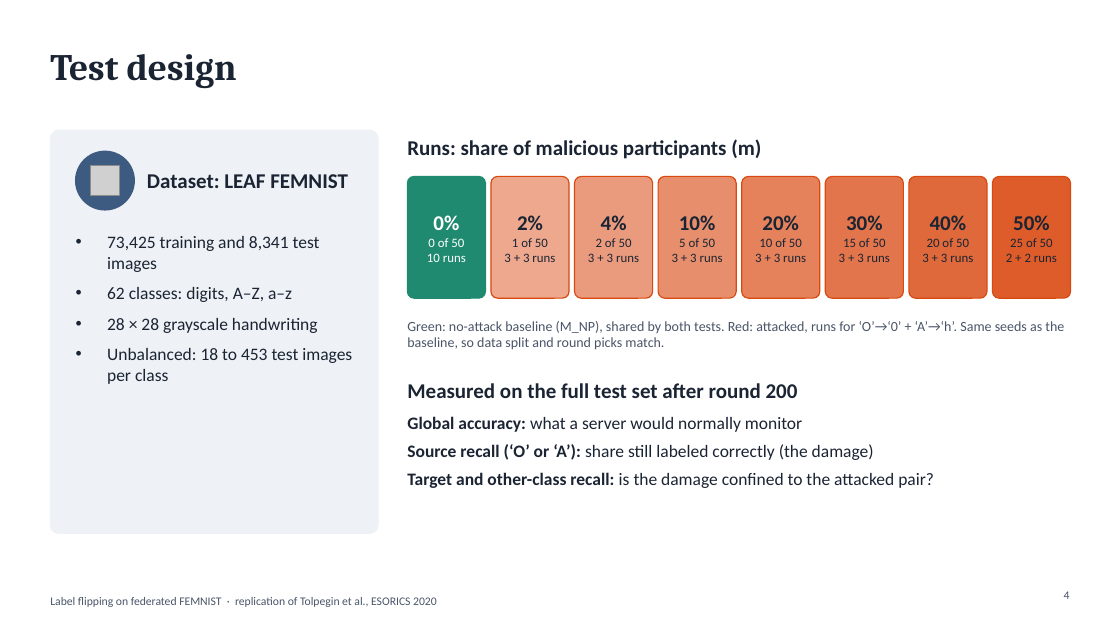
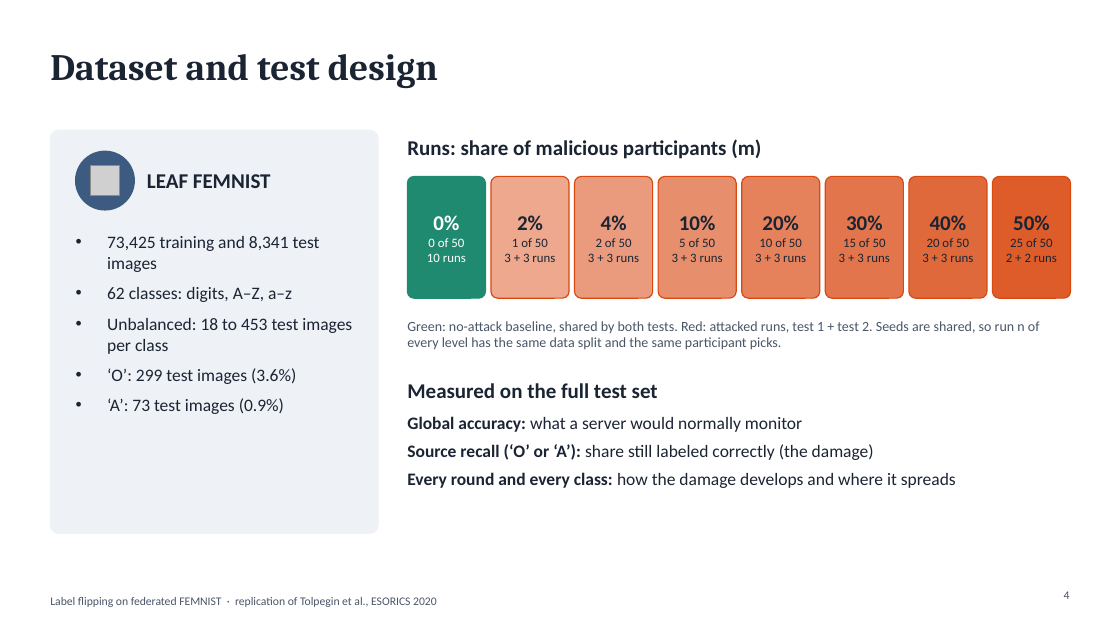
Before and after one commit to wetthamm/FederatedLearning, a slide deck: slide 4 of writeup/FEMNIST_label_flipping.pptx. Drawn at 1120x630 pixels with LibreOffice and Linux fonts; fonts in the diff are those of the drawing; grey boxes stand for pictures. Boxes give left, top, right and bottom in pixels: in the first picture for what was removed or moved away, otherwise in the second. Text is boxed around its words. In the diff, an @@ line names an element or a change of style, - is before the commit and + after.

```diff
--- a/writeup/FEMNIST_label_flipping.pptx
+++ b/writeup/FEMNIST_label_flipping.pptx
@@ title at (50, 54, 438, 88): text changed @@
-Test design
+Dataset and test design
@@ text at (147, 174, 271, 188): text changed @@
-Dataset: LEAF FEMNIST
+LEAF FEMNIST
@@ text at (107, 318, 318, 333): paragraph removed @@
-• 28 × 28 grayscale handwriting
@@ text at (407, 321, 1040, 350): text changed @@
-Green: no-attack baseline (M_NP), shared by both tests. Red: attacked, runs for ‘O’→‘0’ + ‘A’→‘h’. Same seeds as the baseline, so data split and round picks match.
+Green: no-attack baseline, shared by both tests. Red: attacked runs, test 1 + test 2. Seeds are shared, so run n of every level has the same data split and the same participant picks.
@@ text at (107, 368, 296, 414): paragraphs added @@
+• ‘O’: 299 test images (3.6%)
+• ‘A’: 73 test images (0.9%)
@@ text at (407, 383, 658, 398): text changed @@
-Measured on the full test set after round 200
+Measured on the full test set
@@ text at (407, 472, 956, 488): text changed @@
-Target and other-class recall: is the damage confined to the attacked pair?
+Every round and every class: how the damage develops and where it spreads
```
Also in this commit, not shown: 13 other slides changed, 3 slides added, 2 slides removed, 12 other files.
